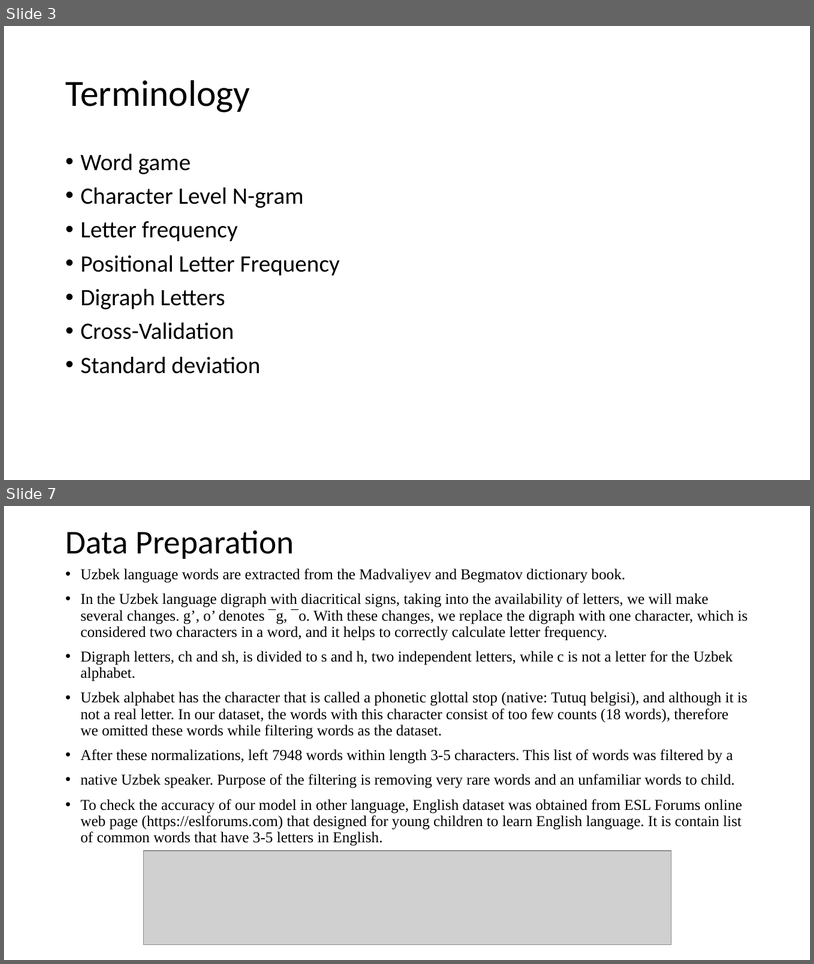
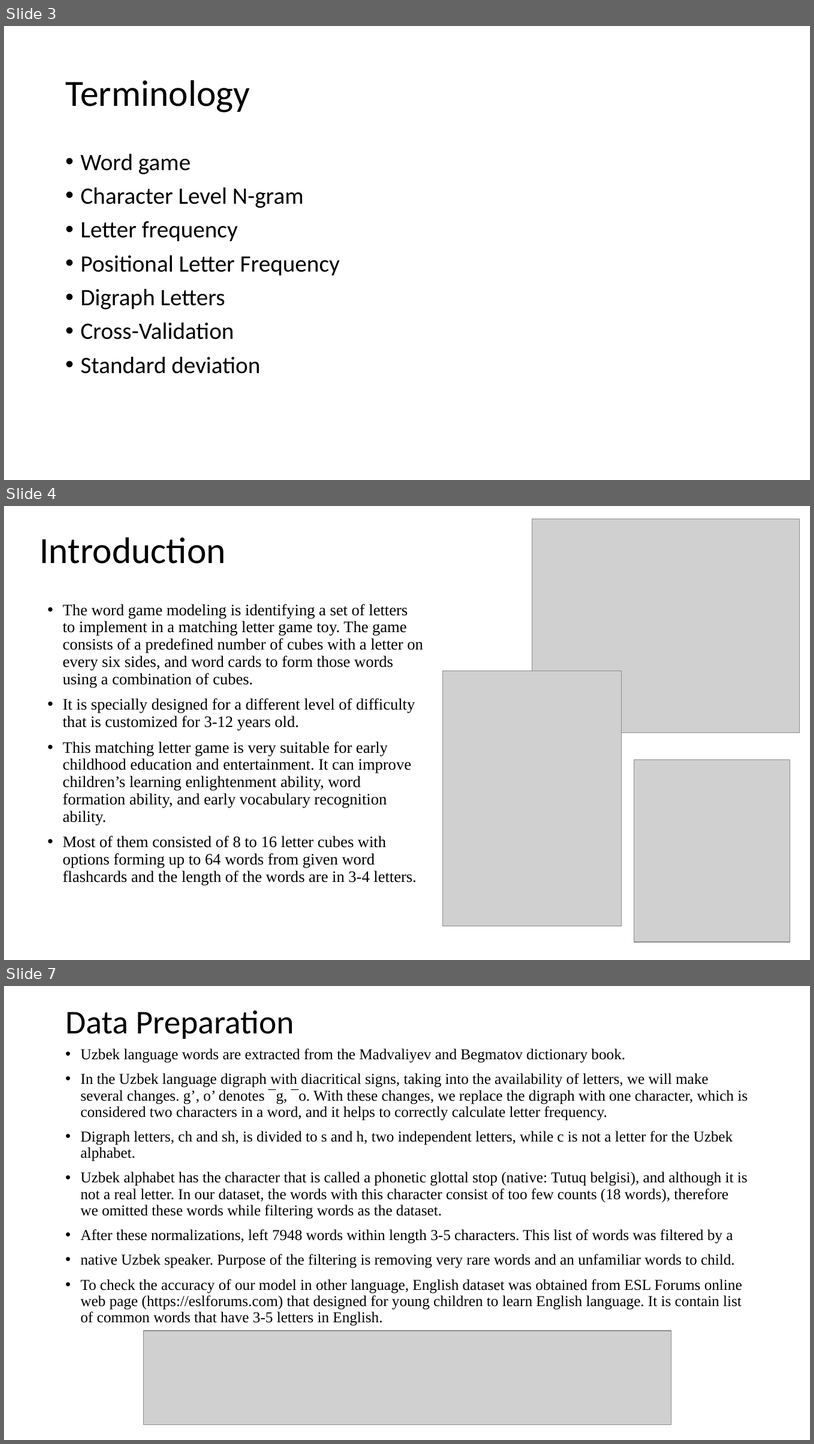
Before and after one commit to UlugbekSalaev/MatchingLetterGame, a slide deck: Presentation.pptx. Shown one above the other, each under a label of ours: slides 3 and 7 before the commit, slides 3, 4 and 7 after it; the slides between them are not shown. The pictures are 814x964 and 814x1444 pixels, drawn with LibreOffice and Linux fonts; fonts in the diff are those of the drawing; grey boxes stand for pictures. Boxes give left, top, right and bottom in pixels: in the first picture for what was removed or moved away, otherwise in the second. Text is boxed around its words. In the diff, an @@ line names an element or a change of style, - is before the commit and + after.

```diff
--- a/Presentation.pptx
+++ b/Presentation.pptx
@@ slide 4 added at [4, 506, 810, 960], background #FFFFFF @@
@@ picture added at [533, 519, 800, 733] @@
@@ title added at [39, 537, 226, 564], 44 pt, text #000000 @@
+Introduction
@@ text added at [63, 604, 423, 885], 19 pt, text #000000 @@
+• The word game modeling is identifying a set of letters to implement in a matching letter game toy. The game consists of a predefined number of cubes with a letter on every six sides, and word cards to form those words using a combination of cubes.
+• It is specially designed for a different level of difficulty that is customized for 3-12 years old.
+• This matching letter game is very suitable for early childhood education and entertainment. It can improve children’s learning enlightenment ability, word formation ability, and early vocabulary recognition ability.
+• Most of them consisted of 8 to 16 letter cubes with options forming up to 64 words from given word flashcards and the length of the words are in 3-4 letters.
@@ picture added at [443, 670, 622, 926] @@
@@ picture added at [635, 759, 791, 942] @@
```
Also in this commit, not shown: 7 slides changed, 1 slide removed.
